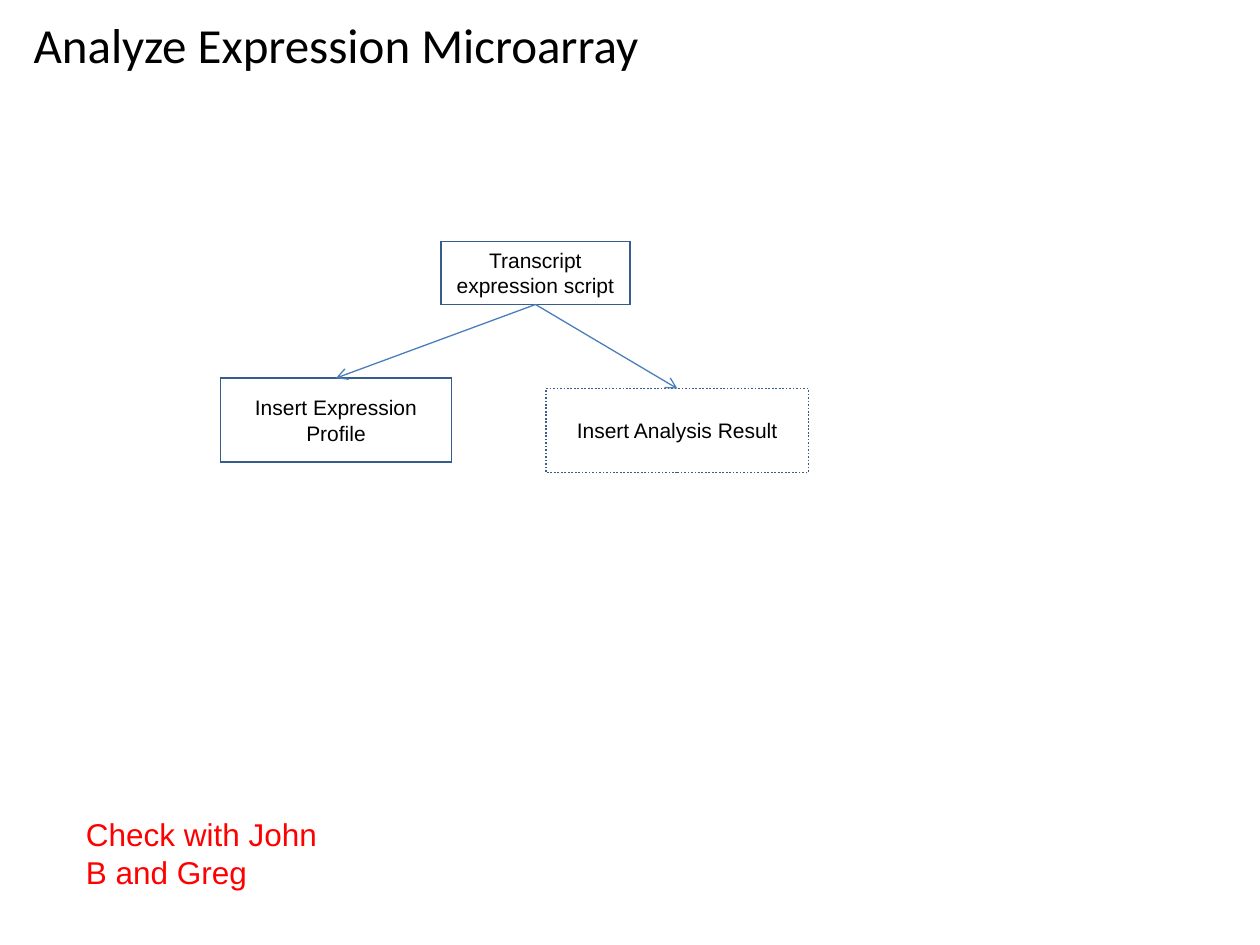
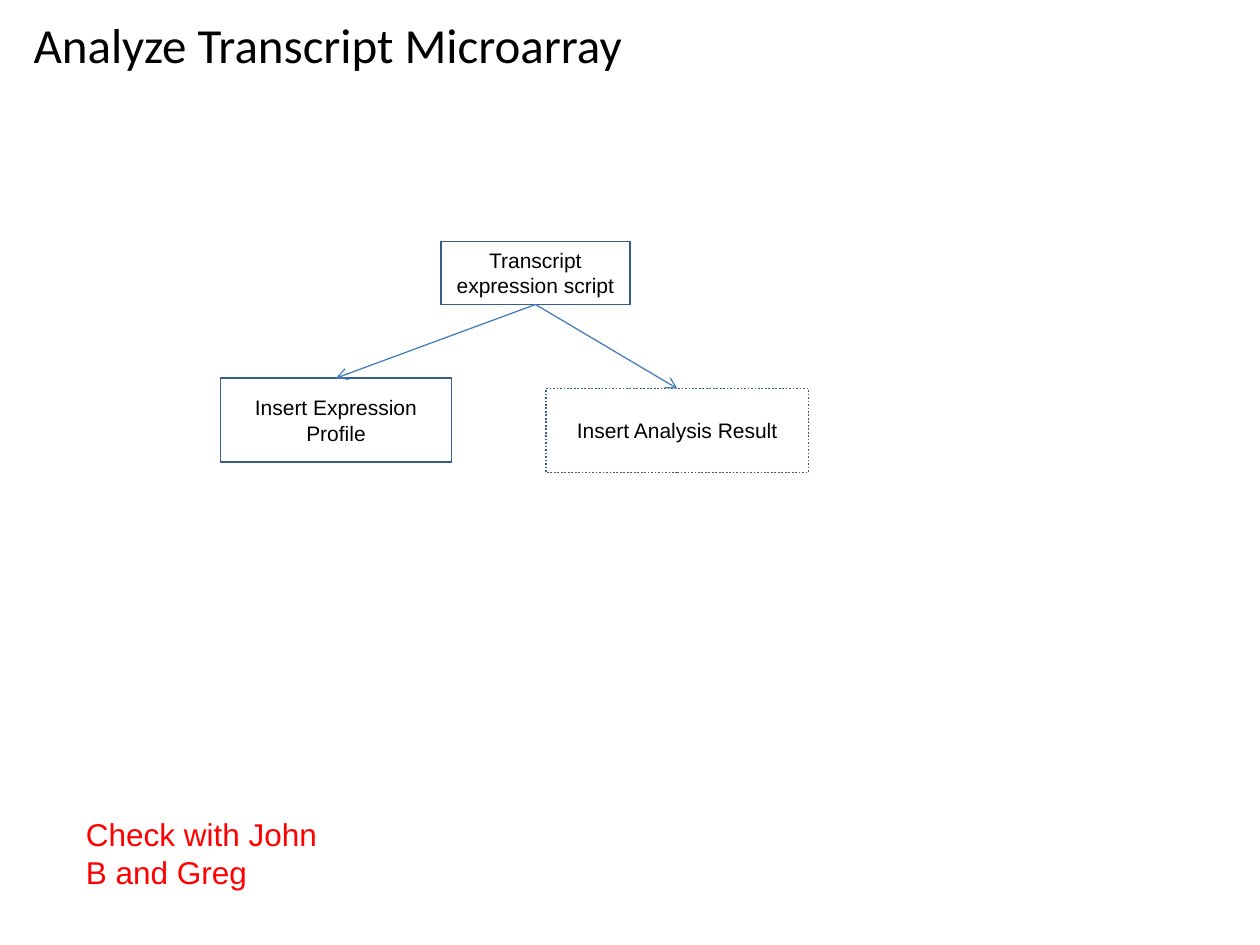
Before and after one commit to VEuPathDB/ApiCommonWorkflow, a slide deck: slide 41 of Main/doc/IntegratedWorkflow.ppt (slide 37 before the commit). Drawn at 1260x945 pixels with LibreOffice and Linux fonts; fonts in the diff are those of the drawing. Boxes give left, top, right and bottom in pixels: in the first picture for what was removed or moved away, otherwise in the second. Text is boxed around its words. In the diff, an @@ line names an element or a change of style, - is before the commit and + after.

```diff
--- a/Main/doc/IntegratedWorkflow.ppt
+++ b/Main/doc/IntegratedWorkflow.ppt
@@ title at (34, 29, 622, 71): text changed @@
-Analyze Expression Microarray
+Analyze Transcript Microarray
```
Also in this commit, not shown: 7 other slides changed, 1 slide removed.
